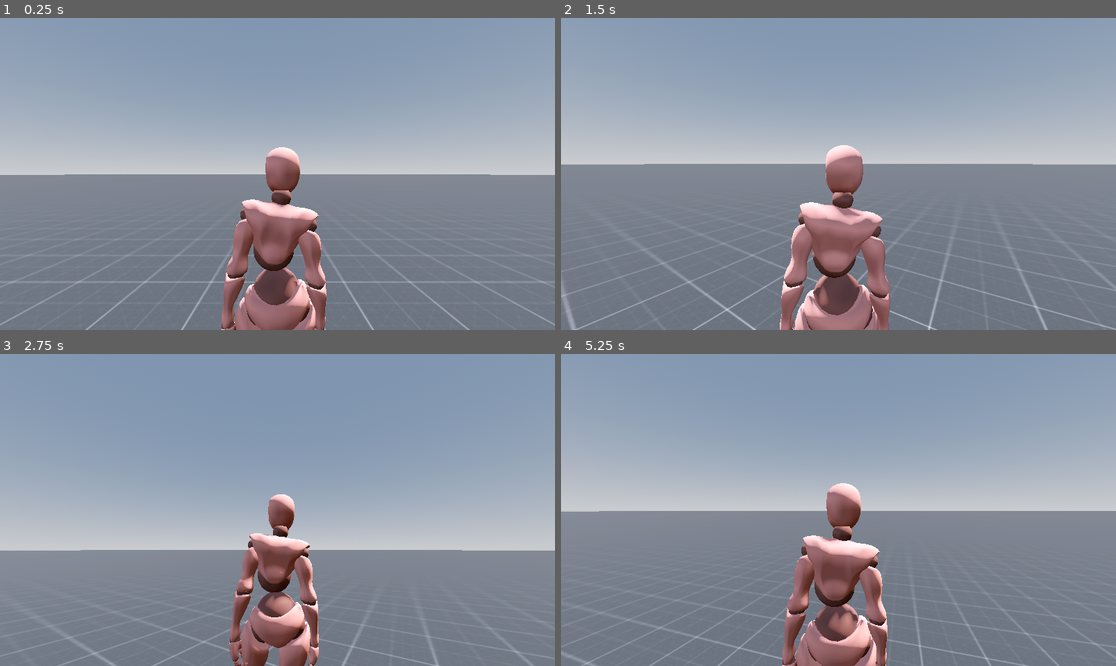
Above: before the commit, frames 1-4 (two rows, left to right).
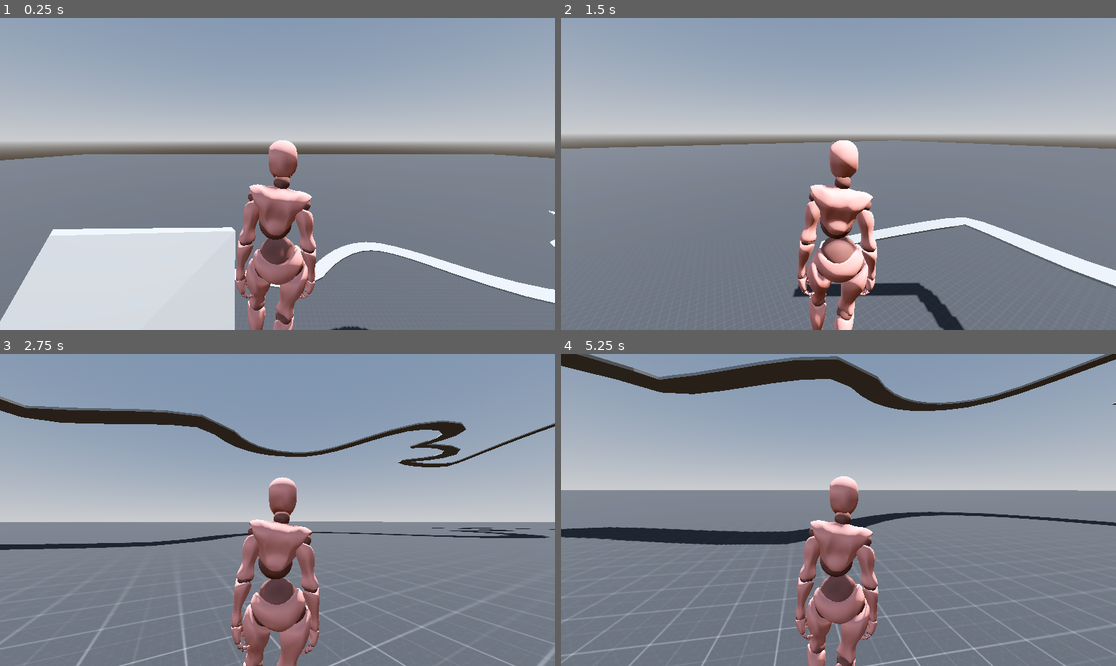
Above: after the commit, the same moments.

Repository: rohan-sav/Yr12GodotRohanHarshith
Game: Godot game, scene res://scenes/main.tscn
The game is run twice, just before and just after one commit, with the same random seed, the same clock (stepped at 60 frames per second) and the same inputs.
Inputs (mouse positions are in pixels of both pictures, inside the frame that each line leads up to):
- Up to frame 1 (0.25 s): no input
- Up to frame 2 (1.5 s): tap Enter (ui_accept) at 0.5, 0.77 s; move the mouse to (866, 174) at 0.52 s; hold Up (ui_up) from 0.53 s (still down); move the mouse to (810, 174) at 1.27 s
- Up to frame 3 (2.75 s): keep holding Up (ui_up); tap Enter (ui_accept) at 1.52 s; move the mouse to (288, 503) at 2.02 s
- Up to frame 4 (5.25 s): keep holding Up (ui_up); move the mouse to (832, 516) at 2.77 s; tap Enter (ui_accept) at 3.02, 3.77, 4.52 s; move the mouse to (877, 513) at 3.52 s; move the mouse to (794, 506) at 4.27 s; move the mouse to (844, 510) at 5.02 s

The runs differ from the first frame. In frame 1, 36% of the frame differs, in the area x 0-100%, y 29-100%; in frame 2, 23%; in frame 3, 20%; in frame 4, 22%.

Commit message:
working camera around player

Diff:
--- a/skitag/scenes/main.tscn
+++ b/skitag/scenes/main.tscn
@@ -38,13 +38,16 @@
 environment = SubResource("Environment_jyhfs")
 
 [node name="Player" parent="." instance=ExtResource("1_0wfyh")]
+transform = Transform3D(1, 0, 0, 0, 1, 0, 0, 0, 1, -27.2662, 31.8522, 8.34517)
 
 [node name="Path3D" type="Path3D" parent="."]
-visible = false
+transform = Transform3D(1, 0, 0, 0, 1.05984, 0, 0, 0, 1.05984, 0, 6.63018, 0)
 curve = SubResource("Curve3D_7dm0k")
 metadata/_edit_group_ = true
 
 [node name="CSGPolygon3D" type="CSGPolygon3D" parent="Path3D"]
+transform = Transform3D(2.44565, 0, 0, 0, 2.44565, 0, 0, 0, 2.44565, 0, 9.91236, 0)
+use_collision = true
 polygon = PackedVector2Array(0, 0, 0.00227273, 0.0757746, 0.997384, 0.073756, 1, 0)
 mode = 2
 path_node = NodePath("..")
--- a/skitag/scenes/player.tscn
+++ b/skitag/scenes/player.tscn
@@ -11,14 +11,15 @@
 const JUMP_VELOCITY = 4.5
 
 var sens_horizontal = 0.5
+var sens_vertical = 0.5
 
 func _ready():
 	Input.mouse_mode = Input.MOUSE_MODE_CAPTURED
 
 func _input(event):
 	if event is InputEventMouseMotion:
-		rotate_y(deg_to_rad(event.relative.x+sens_horizontal))
-		camera_mount.rotate_x(deg_to_rad(-event.relative.y))
+		rotate_y(deg_to_rad(-event.relative.x+sens_horizontal))
+		camera_mount.rotate_x(deg_to_rad(-event.relative.y+sens_vertical))
 
 func _physics_process(delta: float) -> void:
 	# Add the gravity.
@@ -54,11 +55,12 @@
 [node name="mixamo_base" parent="." instance=ExtResource("1_3vyb7")]
 transform = Transform3D(-1, 0, -8.74228e-08, 0, 1, 0, 8.74228e-08, 0, -1, 0, 0, 0)
 
-[node name="camera_mount" type="Node3D" parent="."]
-
-[node name="Camera3D" type="Camera3D" parent="camera_mount"]
-transform = Transform3D(1, 0, 0, 0, 1, 0, 0, 0, 1, 0, 1.6357, 1.0671)
-
 [node name="CollisionShape3D" type="CollisionShape3D" parent="."]
 transform = Transform3D(1, 0, 0, 0, 1, 0, 0, 0, 1, 0, 1.00575, 0)
 shape = SubResource("CylinderShape3D_qhqgy")
+
+[node name="camera_mount" type="Node3D" parent="."]
+transform = Transform3D(1, 0, 0, 0, 0.965368, 0.260892, 0, -0.260892, 0.965368, 0, 1.48671, 0.00675023)
+
+[node name="Camera3D" type="Camera3D" parent="camera_mount"]
+transform = Transform3D(1, 0, 0, 0, 0.994882, -0.101039, 0, 0.101039, 0.994882, -0.00670719, -0.050184, 1.2845)
